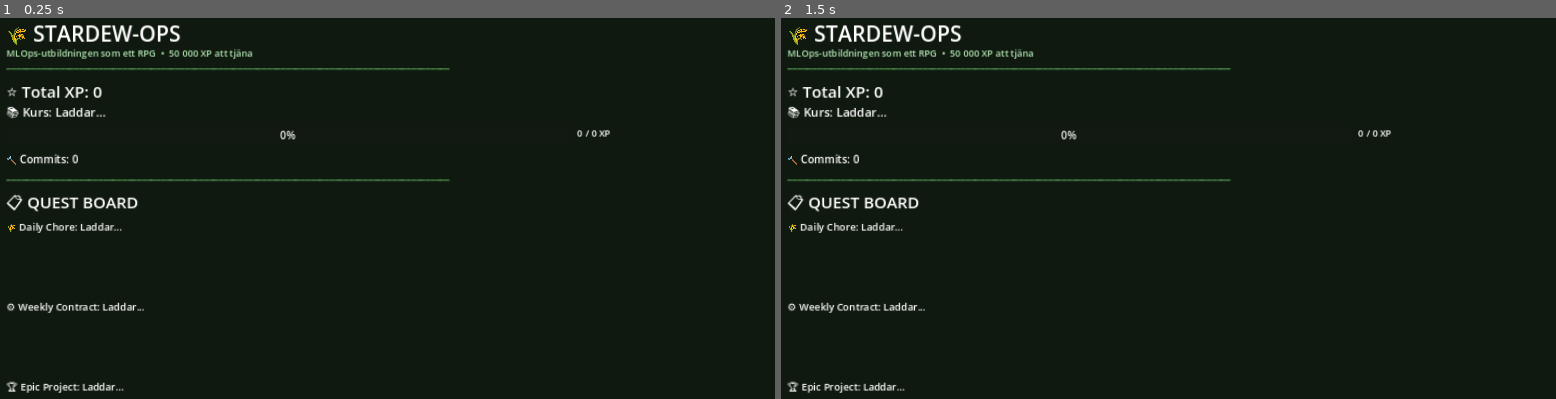
Above: before the commit, frames 1-2 (left to right).
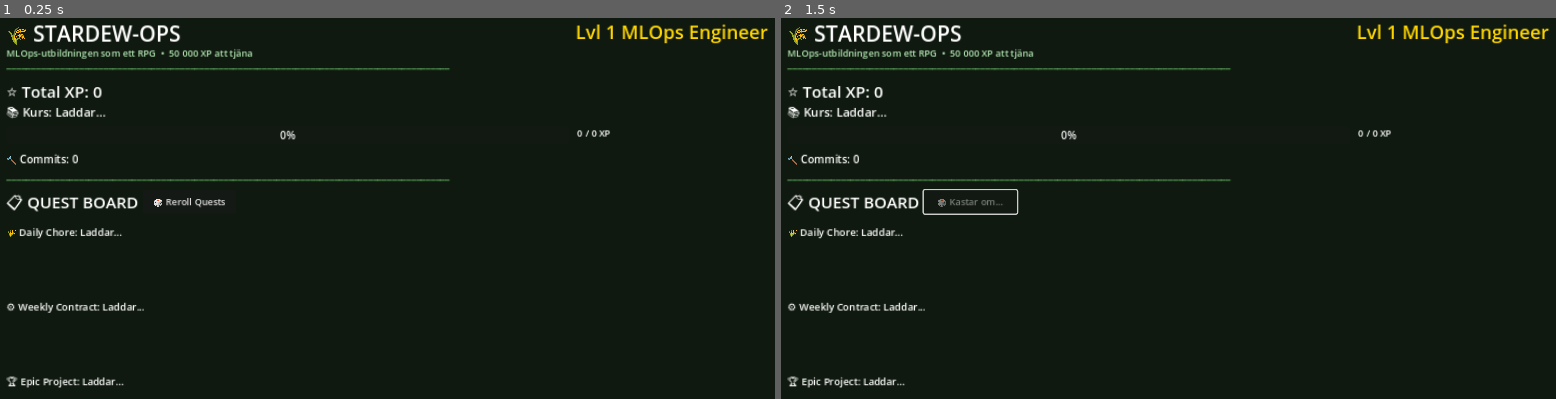
Above: after the commit, the same moments.

Repository: asneH23/stardew-ops
Game: Godot game, scene res://scenes/Main.tscn
Same seed, same stepped clock (60 frames per second), same inputs: the game is played once before the commit and once after it.
Inputs (mouse positions are in pixels of both pictures, inside the frame that each line leads up to):
- Up to frame 1 (0.25 s): no input
- Up to frame 2 (1.5 s): click (967, 200) at 0.5 s, where only the run after the commit has a clickable "🎲 Reroll Quests"; tap Enter at 1.25 s

The runs differ from the first frame. In frame 1, 1.3% of the frame differs, in the area x 0-100%, y 1-99%; in frame 2, 1.3%.

Commit message:
feat(godot): add Level label and Reroll quests button

Diff:
--- a/godot/scenes/Main.tscn
+++ b/godot/scenes/Main.tscn
@@ -36,6 +36,13 @@
 theme_override_font_sizes/font_size = 14
 modulate = Color(0.7, 0.9, 0.7, 1)
 text = "MLOps-utbildningen som ett RPG  •  50 000 XP att tjäna"
+
+[node name="LevelLabel" type="Label" parent="UI"]
+offset_left = 890.0
+offset_top = 20.0
+theme_override_colors/font_color = Color(1, 0.84, 0, 1)
+theme_override_font_sizes/font_size = 28
+text = "Lvl 1 MLOps Engineer"
 
 [node name="Divider1" type="Label" parent="UI"]
 offset_left = 35.0
@@ -87,9 +94,17 @@
 theme_override_font_sizes/font_size = 24
 text = "📋 QUEST BOARD"
 
+[node name="RerollButton" type="Button" parent="UI"]
+offset_left = 240.0
+offset_top = 278.0
+offset_right = 380.0
+offset_bottom = 313.0
+theme_override_font_sizes/font_size = 14
+text = "🎲 Reroll Quests"
+
 [node name="Quest1Label" type="Label" parent="UI"]
 offset_left = 35.0
-offset_top = 322.0
+offset_top = 330.0
 offset_right = 1165.0
 offset_bottom = 430.0
 theme_override_font_sizes/font_size = 15
@@ -100,16 +115,16 @@
 offset_left = 35.0
 offset_top = 442.0
 offset_right = 1165.0
-offset_bottom = 550.0
+offset_bottom = 542.0
 theme_override_font_sizes/font_size = 15
 autowrap_mode = 2
 text = "⚙️ Weekly Contract: Laddar..."
 
 [node name="Quest3Label" type="Label" parent="UI"]
 offset_left = 35.0
-offset_top = 562.0
+offset_top = 554.0
 offset_right = 1165.0
-offset_bottom = 670.0
+offset_bottom = 654.0
 theme_override_font_sizes/font_size = 15
 autowrap_mode = 2
 text = "🏆 Epic Project: Laddar..."
--- a/godot/scripts/ApiClient.gd
+++ b/godot/scripts/ApiClient.gd
@@ -1,80 +1,55 @@
-# ApiClient.gd
-# Pollar GET /state från Stardew-Ops backend var POLL_INTERVAL sekunder.
-# Skickar signalen "state_updated" med ett Dictionary när ny data finns.
-#
-# Godot-koncept som används här:
-#   Node     = basklass för alla objekt i scenen
-#   signal   = Godots event-system (som Python callbacks / EventEmitter)
-#   HTTPRequest = inbyggd nod för HTTP-anrop (asynkront, blockar inte spelet)
-#   Timer    = inbyggd nod för upprepade tidshändelser
-#   @export  = gör variabeln synlig i Godot-editorn (inspector)
-
 extends Node
 
-## Signal som skickas när backend returnerar ny state.
-## GameManager.gd lyssnar på denna.
-signal state_updated(state: Dictionary)
-signal connection_error(message: String)
-
-## Ändra detta till din Railway-URL när du deployt backenden.
-@export var backend_url: String = "http://localhost:8000"
-
-## Hur ofta (sekunder) vi pollar /state
+@export var backend_url: String = "http://127.0.0.1:8000"
 @export var poll_interval: float = 10.0
 
-var _http_request: HTTPRequest
-var _timer: Timer
-var _is_requesting: bool = false
+var http_request: HTTPRequest
+var reroll_request: HTTPRequest
+var timer: Timer
 
+signal state_updated(state_dict)
+signal connection_error(message)
 
 func _ready() -> void:
-	# Skapa HTTPRequest-noden programmatiskt
-	_http_request = HTTPRequest.new()
-	add_child(_http_request)
-	_http_request.request_completed.connect(_on_request_completed)
+	http_request = HTTPRequest.new()
+	add_child(http_request)
+	http_request.request_completed.connect(_on_request_completed)
 
-	# Skapa en Timer för polling
-	_timer = Timer.new()
-	_timer.wait_time = poll_interval
-	_timer.autostart = true
-	_timer.timeout.connect(_poll_state)
-	add_child(_timer)
+	reroll_request = HTTPRequest.new()
+	add_child(reroll_request)
+	reroll_request.request_completed.connect(_on_reroll_completed)
 
-	# Polla direkt vid start (vänta inte på första timer-tick)
+	timer = Timer.new()
+	timer.wait_time = poll_interval
+	timer.autostart = true
+	timer.timeout.connect(_poll_state)
+	add_child(timer)
+
 	_poll_state()
 
+func _poll_state() -> void:
+	var url = backend_url + "/state"
+	var err = http_request.request(url)
+	if err != OK:
+		emit_signal("connection_error", "Kunde inte ansluta till API:et")
 
-func _poll_state() -> void:
-	if _is_requesting:
-		return  # Skippa om förra requesten fortfarande pågår
+func reroll_quests() -> void:
+	var url = backend_url + "/quests/reroll"
+	# POST request with empty body
+	reroll_request.request(url, [], HTTPClient.METHOD_POST, "")
 
-	_is_requesting = true
-	var url = backend_url + "/state"
-	var error = _http_request.request(url)
+func _on_request_completed(result: int, response_code: int, headers: PackedStringArray, body: PackedByteArray) -> void:
+	if result == HTTPRequest.RESULT_SUCCESS and response_code == 200:
+		var json = JSON.new()
+		var err = json.parse(body.get_string_from_utf8())
+		if err == OK:
+			emit_signal("state_updated", json.data)
+		else:
+			emit_signal("connection_error", "Felaktig JSON från servern")
+	else:
+		emit_signal("connection_error", "HTTP Fel: %d" % response_code)
 
-	if error != OK:
-		_is_requesting = false
-		emit_signal("connection_error", "Kunde inte nå backend: " + str(error))
-		print("[ApiClient] HTTP-fel: ", error)
-
-
-func _on_request_completed(result: int, response_code: int, _headers: PackedStringArray, body: PackedByteArray) -> void:
-	_is_requesting = false
-
-	if result != HTTPRequest.RESULT_SUCCESS or response_code != 200:
-		var msg = "Backend svarade med kod: " + str(response_code)
-		emit_signal("connection_error", msg)
-		print("[ApiClient] Fel: ", msg)
-		return
-
-	# Parsa JSON-svaret
-	var json = JSON.new()
-	var parse_result = json.parse(body.get_string_from_utf8())
-
-	if parse_result != OK:
-		emit_signal("connection_error", "Kunde inte parsa JSON från backend")
-		return
-
-	var state: Dictionary = json.get_data()
-	emit_signal("state_updated", state)
-	print("[ApiClient] State uppdaterad: XP=", state.get("total_xp", 0))
+func _on_reroll_completed(result: int, response_code: int, headers: PackedStringArray, body: PackedByteArray) -> void:
+	if result == HTTPRequest.RESULT_SUCCESS and response_code == 200:
+		# Uppdatera staten direkt när reroll är klar för snabb feedback
+		_poll_state()
--- a/godot/scripts/GameManager.gd
+++ b/godot/scripts/GameManager.gd
@@ -3,6 +3,7 @@
 
 @onready var api_client: Node = $ApiClient
 @onready var xp_label: Label = $UI/XPLabel
+@onready var level_label: Label = $UI/LevelLabel
 @onready var course_label: Label = $UI/CourseLabel
 @onready var progress_bar: ProgressBar = $UI/ProgressBar
 @onready var progress_label: Label = $UI/ProgressLabel
@@ -11,12 +12,20 @@
 @onready var quest1_label: Label = $UI/Quest1Label
 @onready var quest2_label: Label = $UI/Quest2Label
 @onready var quest3_label: Label = $UI/Quest3Label
+@onready var reroll_button: Button = $UI/RerollButton
 
 
 func _ready() -> void:
 	api_client.state_updated.connect(_on_state_updated)
 	api_client.connection_error.connect(_on_connection_error)
+	reroll_button.pressed.connect(_on_reroll_pressed)
 	print("[GameManager] Stardew-Ops startar!")
+
+
+func _on_reroll_pressed() -> void:
+	reroll_button.text = "🎲 Kastar om..."
+	reroll_button.disabled = true
+	api_client.reroll_quests()
 
 
 func _on_state_updated(state: Dictionary) -> void:
@@ -24,6 +33,10 @@
 
 	var total_xp: int = state.get("total_xp", 0)
 	xp_label.text = "⭐ Total XP: %d" % total_xp
+
+	# LEVEL!
+	var level: int = state.get("level", 1)
+	level_label.text = "Lvl %d MLOps Engineer" % level
 
 	var course_name: String = state.get("current_course_name", "Okänd kurs")
 	course_label.text = "📚 Kurs: %s" % course_name
@@ -54,6 +67,10 @@
 		else:
 			labels[i].text = "%s: Ingen aktiv quest" % slot_names[i]
 
+	# Återställ reroll-knappen
+	reroll_button.text = "🎲 Reroll Quests"
+	reroll_button.disabled = false
+
 
 func _on_connection_error(message: String) -> void:
 	status_label.text = "❌ " + message
